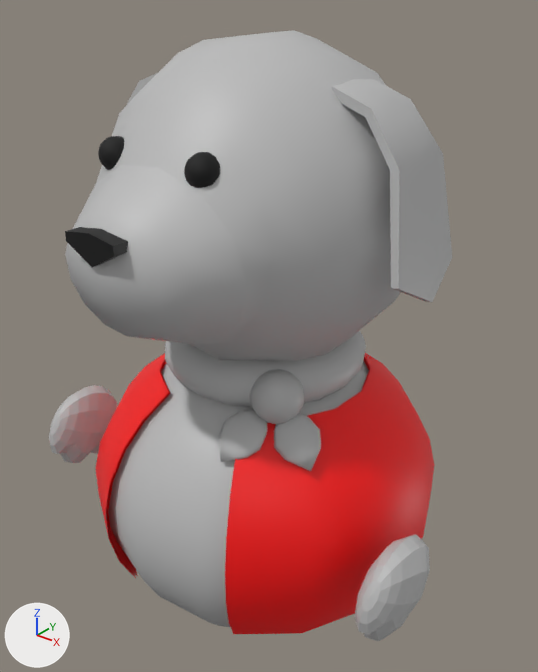
What one commit did to the FBX model Dodge West/Assets/Models/FBX Models/Player.fbx.
Rendered twice from a camera (50 mm lens) standing at (0.0283, -0.0349, 0.0127) and looking at (0.0003, 0.0, -0.009). The lights are fixed; the arrows at lower left show +X, +Y and +Z. Where no turn or scale is listed for an object, it has been applied to the vertices.

The first picture shows 'Body', 'Clothes', 'Ear_R', 'Ear_R1', 'Eye_L', 'Hand_L', 'Hand_R', 'Head', 'Knot', 'L', 'Nose', 'R', 'Scarf'.
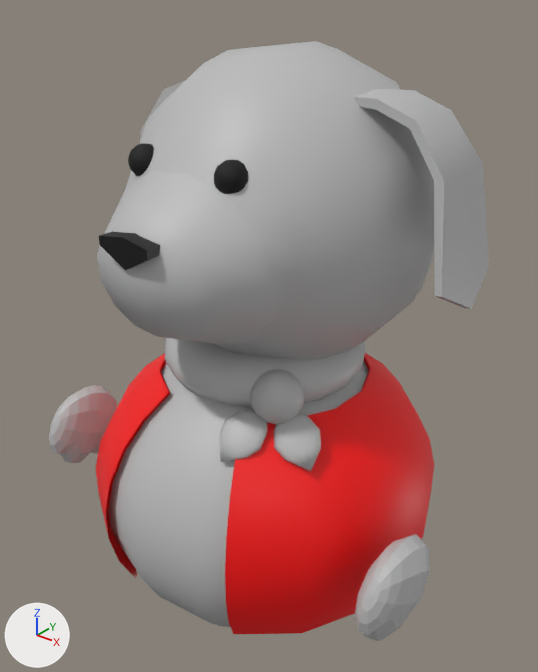
The newer file is also rescaled (x100.0), turned or shifted as a whole; pictures and numbers use the older file's frame.

What differs and where, as boxes [x1, y1, x2, y2] in the pictures (538 x 672 px):
'Head', mesh moved: before [65, 30, 401, 361]; after [97, 41, 434, 359]
'Ear_R1', reshaped: before [331, 79, 452, 302]; after [354, 89, 489, 309]
'Nose', mesh moved: before [65, 227, 128, 267]; after [99, 231, 160, 270]
'Eye_L', mesh moved: before [98, 136, 125, 170]; after [128, 143, 154, 176]
'Ear_R', deleted (black): before [184, 152, 220, 188]
'Eye_R', added (black): after [214, 160, 248, 194]

Patch to the scene script:
```diff
--- a/Dodge West/Assets/Models/FBX Models/Player.fbx.py
+++ b/Dodge West/Assets/Models/FBX Models/Player.fbx.py
@@ me_mesh_001 @@
 me_mesh_001.from_pydata(...)  # 12 vertices, 10 faces; spans x -0.00179..0.00179, y -0.00063..0.00063, z -0.00088..0.00088
 # used by ob_nose; location = (0.0, -0.01285, 0.00065)
+# me_mesh_001 part 3: the whole mesh is moved by (0.00018, 0.00188, -0.00066)
 me_mesh_001.materials.append(mat_lambert2)
@@ me_mesh_002 @@
 me_mesh_002.from_pydata(...)  # 158 vertices, 169 faces; spans x -0.00095..0.00095, y -0.00097..0.00097, z -0.00096..0.00096
 # used by ob_eye_l; location = (-0.00343, -0.0084, 0.00396)
+# me_mesh_002 part 2: the whole mesh is moved by (0.00018, 0.00188, -0.00066)
 me_mesh_002.materials.append(mat_blinn1)
@@ me_mesh @@
 me_mesh.from_pydata(...)  # 171 vertices, 182 faces; spans x -0.0096..0.0099, y -0.0116..0.0117, z -0.0099..0.0099
 # used by ob_head; location = (0.00001, -0.00174, 0.0)
+# me_mesh part 1: the whole mesh is moved by (0.0002, 0.0019, -0.0007)
 me_mesh.materials.append(mat_lambert1)
@@ me_mesh_005 @@
 # used by ob_ear_r1; location = (0.00814, 0.0, 0.00212)
-me_mesh_005.from_pydata(...)  # 30 vertices, 28 faces; spans x -0.00365..0.00365, y -0.00304..0.00304, z -0.00562..0.00562
+me_mesh_005.from_pydata(...)  # 30 vertices, 28 faces; spans x -0.00214..0.00514, y -0.00106..0.00483, z -0.00625..0.00496
+# me_mesh_005 part 4: 30 of 30 vertices moved; they spanned x -0.00365..0.00365, y -0.00304..0.00304, z -0.00562..0.00562 and now span x -0.00214..0.00514, y -0.00106..0.00483, z -0.00625..0.00496; mean shift (0.00151, 0.00188, -0.00066); largest move (0.00269, -0.00304, -0.00401) -> (0.00422, -0.00106, -0.0047)
 me_mesh_005.materials.append(mat_lambert1)
@@ me_mesh_003_1 @@
+me_mesh_003_1.from_pydata(...)  # a UV sphere (13 segments, 13 rings, poles along y) spanning x -0.00095..0.00095, y -0.00097..0.00097, z -0.00096..0.00096
+me_mesh_003_1.materials.append(mat_blinn1)  # black #000000
@@ ob_ear_r @@
-ob_ear_r = bpy.data.objects.new('Ear_R', me_mesh_003)
-ob_ear_r.location = (0.003, -0.0084, 0.00396)
@@ ob_eye_r @@
+ob_eye_r = bpy.data.objects.new('Eye_R', me_mesh_003_1)
+ob_eye_r.location = (0.00318, -0.00652, 0.00329)
```
